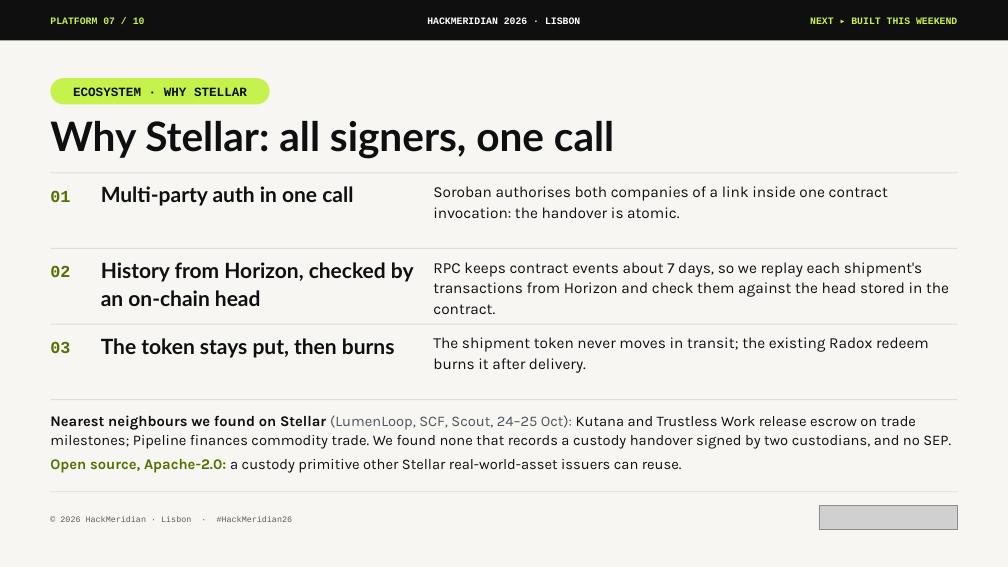
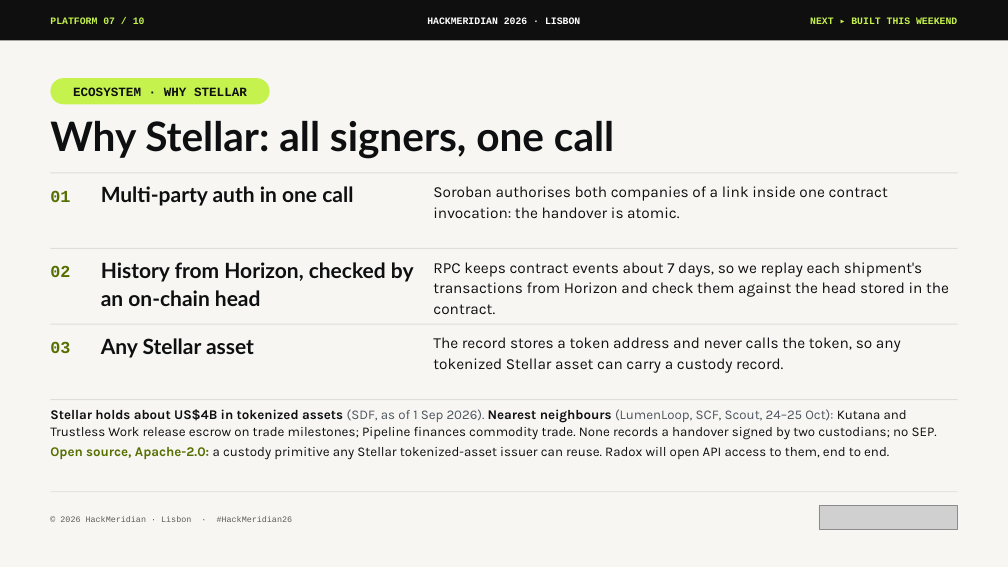
Before and after one commit to pwsaragossy/hackmeridian-cos, a slide deck: slide 7 of projects/hackmeridian-rail/deck/radox-custody-rail.pptx. Drawn at 1008x567 pixels with LibreOffice and Linux fonts; fonts in the diff are those of the drawing; grey boxes stand for pictures. Boxes give left, top, right and bottom in pixels: in the first picture for what was removed or moved away, otherwise in the second. Text is boxed around its words. In the diff, an @@ line names an element or a change of style, - is before the commit and + after.

```diff
--- a/projects/hackmeridian-rail/deck/radox-custody-rail.pptx
+++ b/projects/hackmeridian-rail/deck/radox-custody-rail.pptx
@@ text at (101,338,254,358): text changed @@
-The token stays put, then burns
+Any Stellar asset
@@ text at (433,337,901,373): text changed @@
-The shipment token never moves in transit; the existing Radox redeem burns it after delivery.
+The record stores a token address and never calls the token, so any tokenized Stellar asset can carry a custody record.
@@ text at (50,409,937,459): text changed; size 21 to 19 pt @@
-Nearest neighbours we found on Stellar (LumenLoop, SCF, Scout, 24–25 Oct): Kutana and Trustless Work release escrow on trade milestones; Pipeline finances commodity trade. We found none that records a custody handover signed by two custodians, and no SEP.
-Open source, Apache-2.0: a custody primitive other Stellar real-world-asset issuers can reuse.
+Stellar holds about US$4B in tokenized assets (SDF, as of 1 Sep 2026). Nearest neighbours (LumenLoop, SCF, Scout, 24–25 Oct): Kutana and Trustless Work release escrow on trade milestones; Pipeline finances commodity trade. None records a handover signed by two custodians; no SEP.
+Open source, Apache-2.0: a custody primitive any Stellar tokenized-asset issuer can reuse. Radox will open API access to them, end to end.
```
Also in this commit, not shown: 8 other slides changed, 12 other files.
